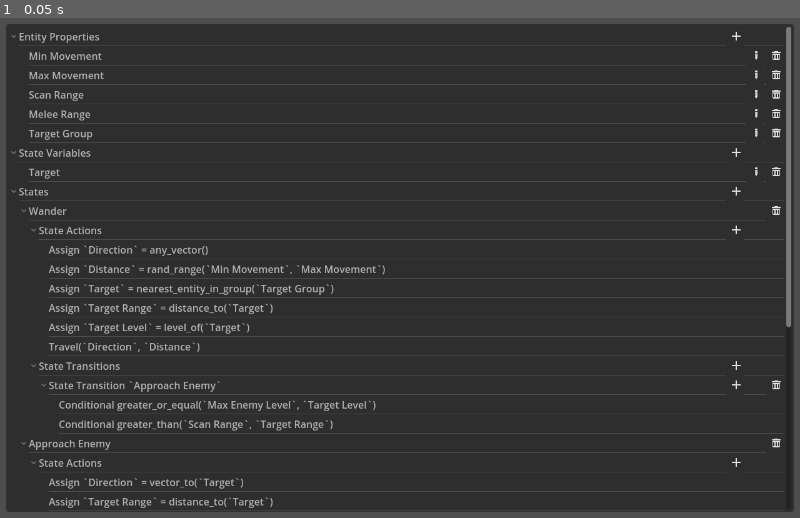
Above: before the commit, frame 1.
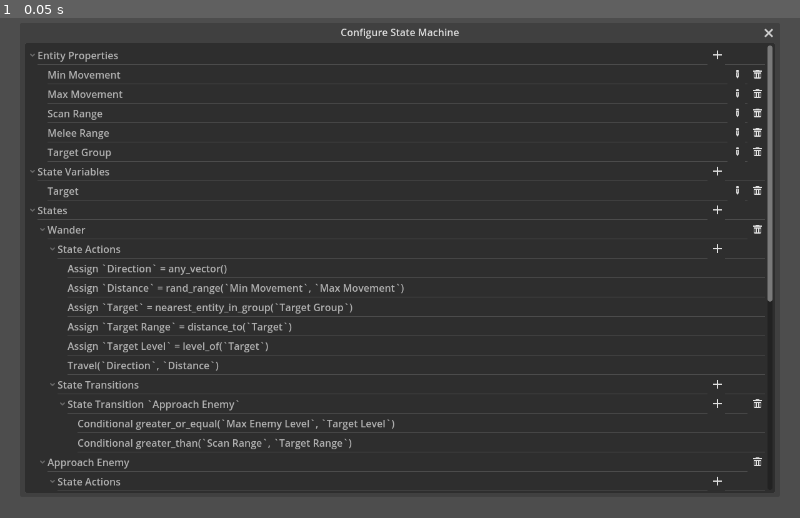
Above: after the commit, the same moment.

Repository: MichaelReel/GuiBotCoder
Game: Godot game, scene res://gui/code_gui.tscn
Same seed, same stepped clock (60 frames per second), same inputs: the game is played once before the commit and once after it. The project has no main scene, so this scene is started directly.
Inputs:
- Up to frame 1 (0.05 s): no input

The runs differ from the first frame. In frame 1, 13% of the frame differs, in the area x 0-100%, y 1-99%.

Commit message:
Changed the underlying container to a window.

Diff:
--- a/gui/code_gui.tscn
+++ b/gui/code_gui.tscn
@@ -11,22 +11,17 @@
 [ext_resource type="Script" path="res://gui/popups/edit_variable_popup.gd" id="9_qagqt"]
 [ext_resource type="Script" path="res://gui/popups/delete_variable_popup.gd" id="10_u5s4t"]
 
-[node name="MarginContainer" type="MarginContainer"]
-anchors_preset = 15
-anchor_right = 1.0
-anchor_bottom = 1.0
-offset_left = 10.0
-offset_top = 10.0
-offset_right = -10.0
-offset_bottom = -10.0
-grow_horizontal = 2
-grow_vertical = 2
-size_flags_horizontal = 3
-size_flags_vertical = 3
-metadata/_edit_use_anchors_ = true
+[node name="Window" type="Window"]
+title = "Configure State Machine"
+position = Vector2i(40, 40)
+size = Vector2i(1200, 720)
 
 [node name="Tree" type="Tree" parent="."]
-layout_mode = 2
+anchors_preset = 15
+anchor_right = 1.0
+anchor_bottom = 1.0
+grow_horizontal = 2
+grow_vertical = 2
 columns = 4
 script = ExtResource("1_1bwlm")
 plus_button_texture2d = ExtResource("2_bxein")
@@ -46,8 +41,8 @@
 anchor_bottom = 1.0
 offset_left = 4.0
 offset_top = 4.0
-offset_right = -4.0
-offset_bottom = -4.0
+offset_right = 316.0
+offset_bottom = 76.0
 grow_horizontal = 2
 grow_vertical = 2
 
@@ -81,8 +76,8 @@
 anchor_bottom = 1.0
 offset_left = 4.0
 offset_top = 4.0
-offset_right = -4.0
-offset_bottom = -4.0
+offset_right = 316.0
+offset_bottom = 76.0
 grow_horizontal = 2
 grow_vertical = 2
 
@@ -117,8 +112,8 @@
 anchor_bottom = 1.0
 offset_left = 4.0
 offset_top = 4.0
-offset_right = -4.0
-offset_bottom = -4.0
+offset_right = 316.0
+offset_bottom = 76.0
 grow_horizontal = 2
 grow_vertical = 2
 
@@ -152,8 +147,8 @@
 anchor_bottom = 1.0
 offset_left = 4.0
 offset_top = 4.0
-offset_right = -4.0
-offset_bottom = -4.0
+offset_right = 316.0
+offset_bottom = 76.0
 grow_horizontal = 2
 grow_vertical = 2
 
@@ -187,8 +182,8 @@
 anchor_bottom = 1.0
 offset_left = 4.0
 offset_top = 4.0
-offset_right = -4.0
-offset_bottom = -4.0
+offset_right = 316.0
+offset_bottom = 76.0
 grow_horizontal = 2
 grow_vertical = 2
 
@@ -223,8 +218,8 @@
 anchor_bottom = 1.0
 offset_left = 4.0
 offset_top = 4.0
-offset_right = -4.0
-offset_bottom = -4.0
+offset_right = 316.0
+offset_bottom = 76.0
 grow_horizontal = 2
 grow_vertical = 2
 
